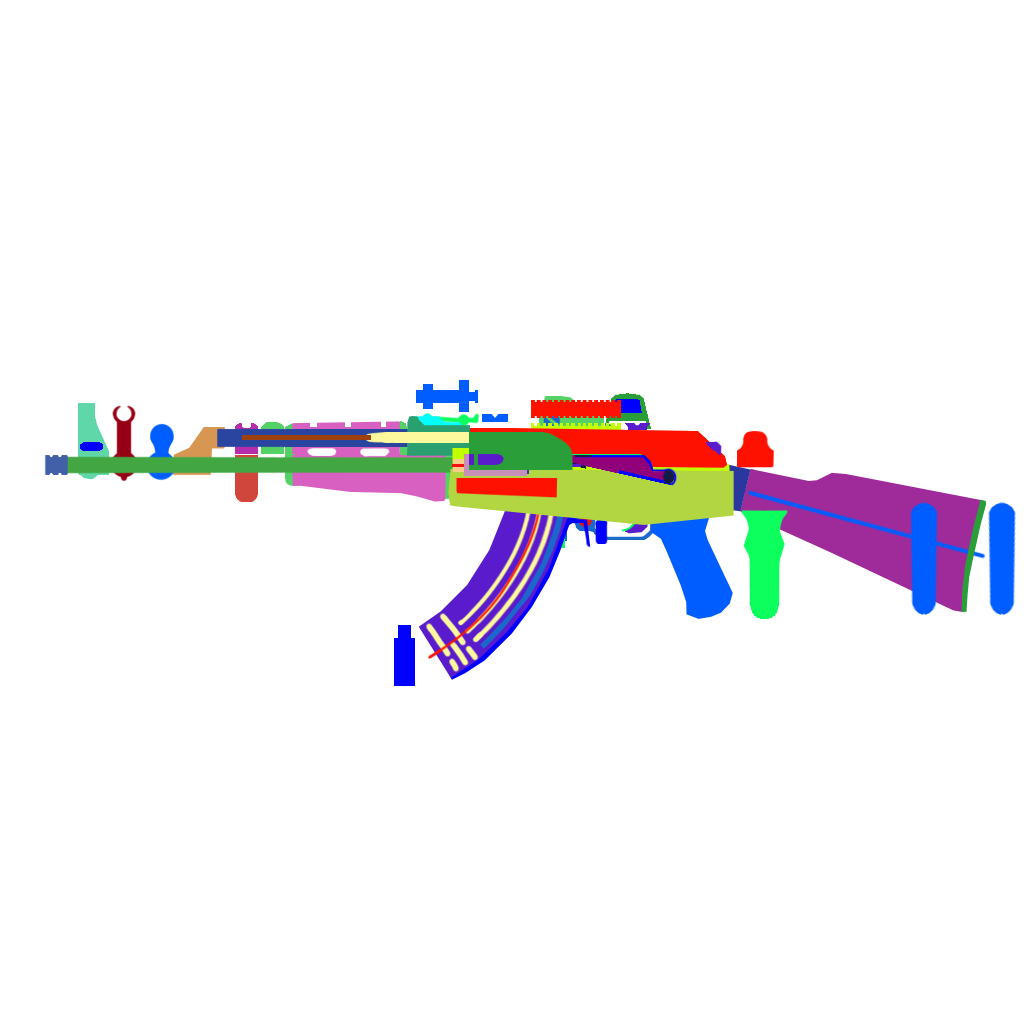
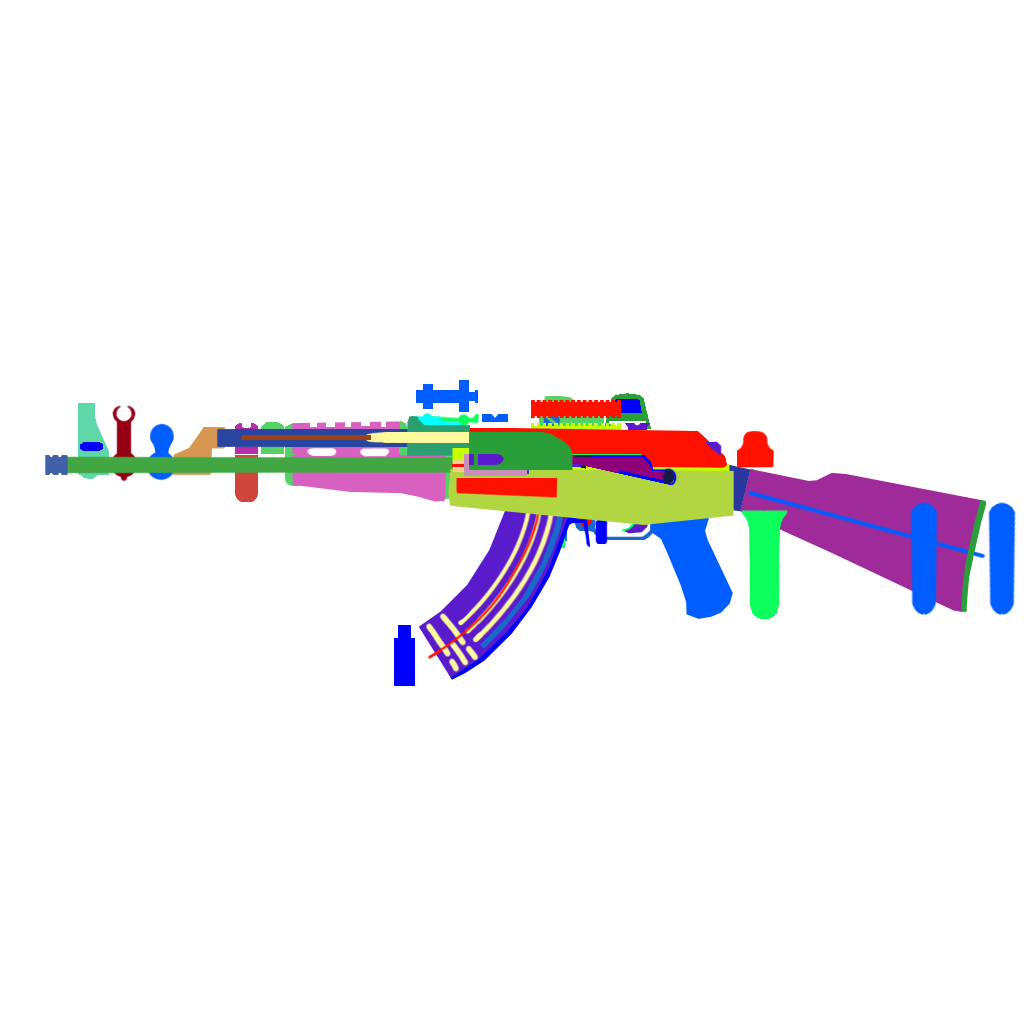
Comparing the layer stacks of the two 1024×1024 images. Changes:
painted on "UpperReceiver_LowerReceiver_Grip_FRONT" over [743, 519, 785, 566]
painted on "UpperHandGuard_SIDE" over [326, 421, 370, 427]
